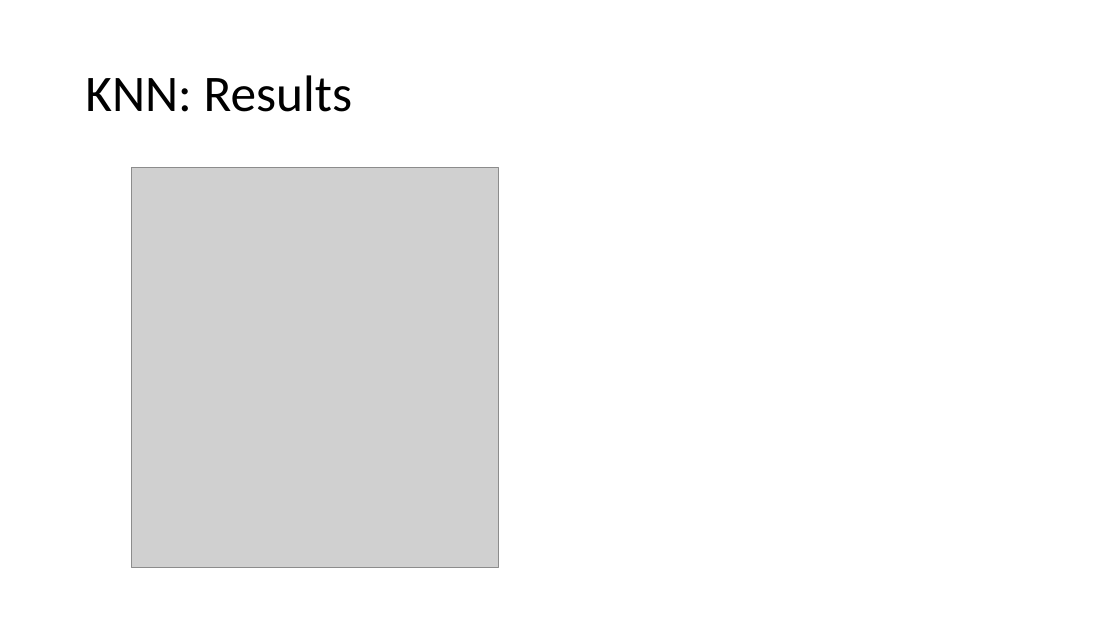
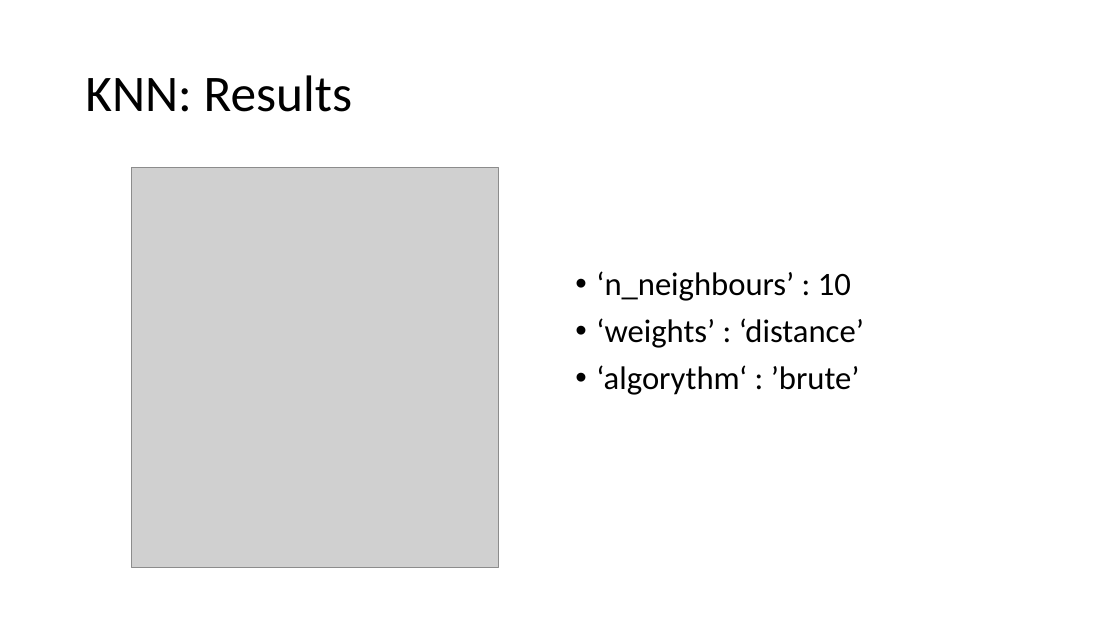
Before and after one commit to sandroassek/SS23_UE_MLPC, a slide deck: slide 14 of Task_3_1.pptx. Drawn at 1120x630 pixels with LibreOffice and Linux fonts; fonts in the diff are those of the drawing; grey boxes stand for pictures. Boxes give left, top, right and bottom in pixels: in the first picture for what was removed or moved away, otherwise in the second. Text is boxed around its words. In the diff, an @@ line names an element or a change of style, - is before the commit and + after.

```diff
--- a/Task_3_1.pptx
+++ b/Task_3_1.pptx
@@ text added at (x1=596, y1=271, x2=864, y2=395), 28 pt, text #000000 @@
+• ‘n_neighbours’ : 10
+• ‘weights’ : ‘distance’
+• ‘algorythm‘ : ’brute’
```
Also in this commit, not shown: 2 other slides changed.
